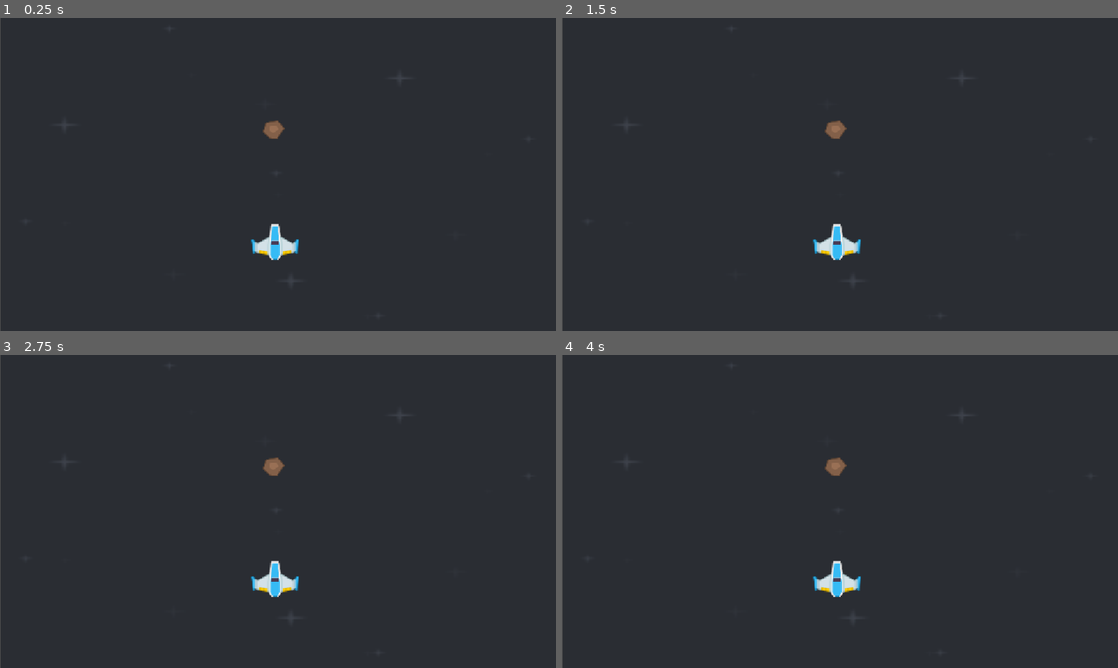
Above: before the commit, frames 1-4 (two rows, left to right).
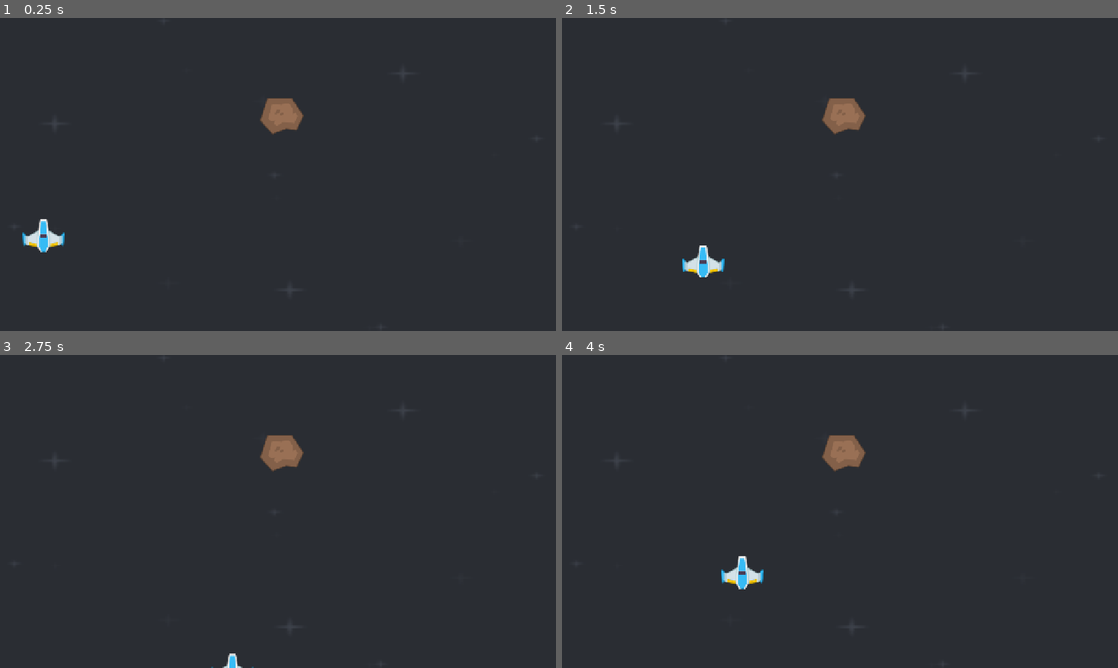
Above: after the commit, the same moments.

Repository: FrancescoRom/GodotSpacegame
Game: Godot game, scene res://level.tscn
Same seed, same stepped clock (60 frames per second), same inputs: the game is played once before the commit and once after it.
Inputs:
- Up to frame 1 (0.25 s): no input
- Up to frame 2 (1.5 s): tap Enter at 0.5 s; hold Right (ui_right) 0.53-1.28 s; hold Down (ui_down) from 1.28 s (still down)
- Up to frame 3 (2.75 s): release Down (ui_down) at 2.03 s; hold Right (ui_right) from 2.03 s (still down)
- Up to frame 4 (4 s): release Right (ui_right) at 2.78 s; hold Up (ui_up) 2.78-3.53 s; hold Left (ui_left) from 3.53 s (still down)

The runs differ from the first frame. In frame 1, 1.7% of the frame differs, in the area x 0-55%, y 0-100%; in frame 2, 1.7%; in frame 3, 1.4%; in frame 4, 1.7%.

Commit message:
movement of spaceship

Diff:
--- a/level.tscn
+++ b/level.tscn
@@ -7,12 +7,12 @@
 [node name="Level" type="Node2D" unique_id=674291824]
 
 [node name="Blue" type="Sprite2D" parent="." unique_id=1711369565]
-position = Vector2(579, 321)
-scale = Vector2(4.5117188, 2.5585938)
+position = Vector2(640, 361)
+scale = Vector2(5.2050786, 3.033203)
 texture = ExtResource("1_u52ul")
 
 [node name="Player" parent="." unique_id=1543774411 instance=ExtResource("2_vonw3")]
-position = Vector2(570, 464)
+position = Vector2(640, 507)
 
 [node name="Meteor" parent="." unique_id=1344268812 instance=ExtResource("1_oi3di")]
-position = Vector2(567, 231)
+position = Vector2(649, 226)
--- a/meteor.tscn
+++ b/meteor.tscn
@@ -1,6 +1,6 @@
 [gd_scene format=3 uid="uid://cc5r8u42x856g"]
 
-[ext_resource type="Texture2D" uid="uid://c04fbqn7s30jm" path="res://SpaceShooterRedux/PNG/Meteors/meteorBrown_med3.png" id="1_n51xl"]
+[ext_resource type="Texture2D" uid="uid://c0i3terkd0nxc" path="res://SpaceShooterRedux/PNG/Meteors/meteorBrown_big1.png" id="1_n51xl"]
 
 [node name="Meteor" type="Node2D" unique_id=1344268812]
 
--- a/project.godot
+++ b/project.godot
@@ -17,6 +17,8 @@
 
 [display]
 
+window/size/viewport_width=1280
+window/size/viewport_height=720
 window/stretch/mode="canvas_items"
 window/stretch/aspect="expand"
 
--- a/scenes/player.gd
+++ b/scenes/player.gd
@@ -3,9 +3,19 @@
 
 # Called when the node enters the scene tree for the first time.
 func _ready():
-	pass # Replace with function body.
+	position = Vector2(100, 500)
 
 
 # Called every frame. 'delta' is the elapsed time since the previous frame.
 func _process(delta):
-	pass
+	if Input.is_action_pressed("ui_right"):
+		position += Vector2(1,0) * 5
+
+	if Input.is_action_pressed("ui_left"):
+		position += Vector2(-1,0) * 5
+
+	if Input.is_action_pressed("ui_up"):
+		position += Vector2(0,-1) * 5
+
+	if Input.is_action_pressed("ui_down"):
+		position += Vector2(0,1) * 5
